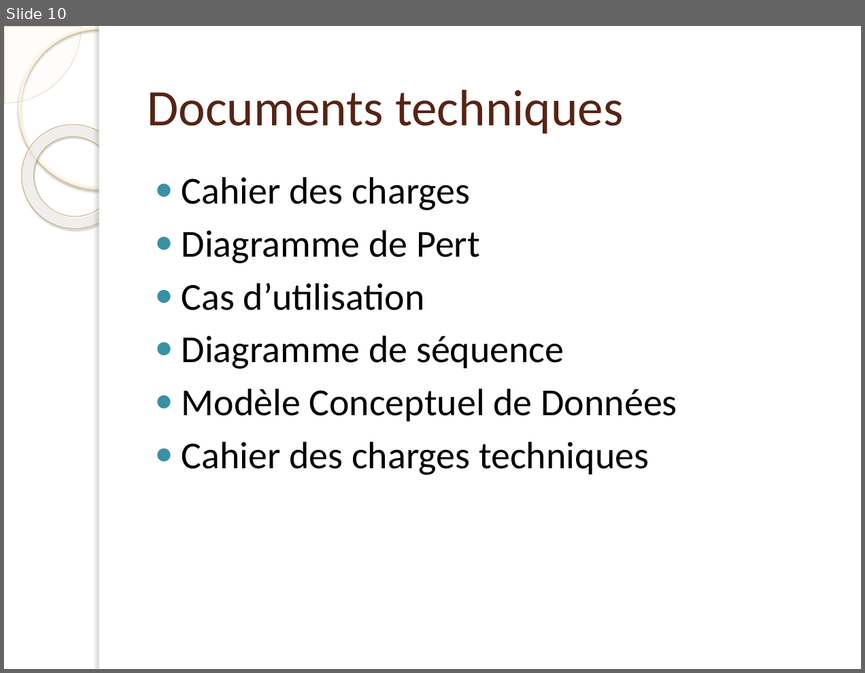
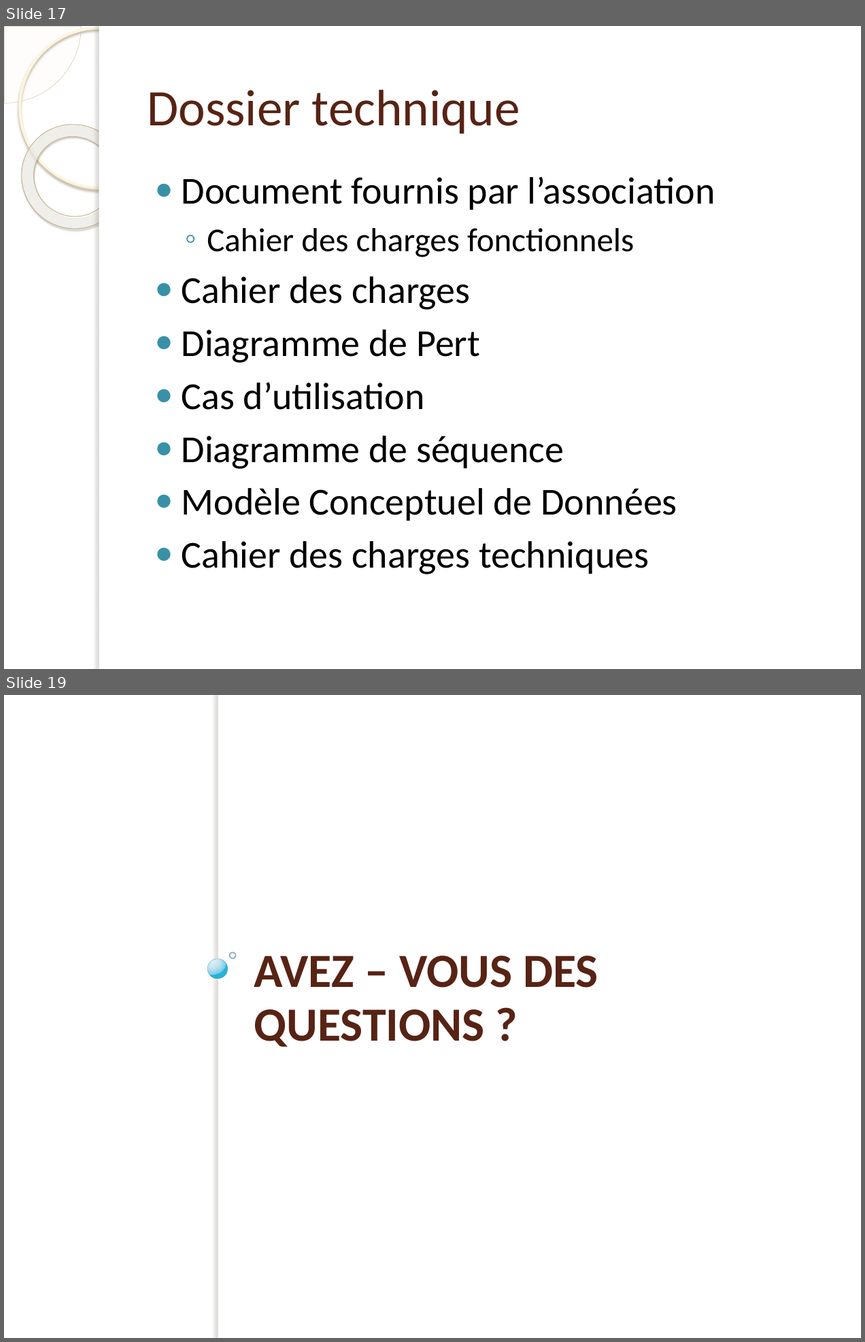
Before and after one commit to Jonathan7295/ProjetGrandPlan, a slide deck: Présenation/Presentation.pptx. Shown one above the other, each under a label of ours: slide 10 before the commit, slides 17 and 19 after it; the slides between them are not shown. The pictures are 865x673 and 865x1342 pixels, drawn with LibreOffice and Linux fonts; fonts in the diff are those of the drawing; background and template pictures are left out. Boxes give left, top, right and bottom in pixels: in the first picture for what was removed or moved away, otherwise in the second. Text is boxed around its words. In the diff, an @@ line names an element or a change of style, - is before the commit and + after.

```diff
--- a/Présenation/Presentation.pptx
+++ b/Présenation/Presentation.pptx
@@ slide 19 added at [4, 695, 861, 1338], background picture (left out) @@
@@ rectangle added at [218, 695, 225, 1338], fill #FFFFFF @@
@@ ellipse added at [208, 959, 228, 979], fill gradient #DAF4FF to #C3E3F0 to #6BC7E8 to #00ABD5, outline #308EA5 0.16 pt @@
@@ ellipse added at [229, 952, 235, 958], outline #318093 1 pt @@
@@ title added at [254, 955, 598, 1047], 40 pt, text #572314, bold @@
+AVEZ – VOUS DES QUESTIONS ?
@@ what was slide 10 is now slide 17 @@
@@ slide 17 changed as well @@
@@ title at [147, 89, 520, 133]: text changed @@
-Documents techniques
+Dossier technique
@@ text at [181, 176, 715, 257]: paragraphs added @@
+● Document fournis par l’association
+  ◦ Cahier des charges fonctionnels
```
Also in this commit, not shown: 6 other slides changed, 10 other slides added, 2 slides removed.
